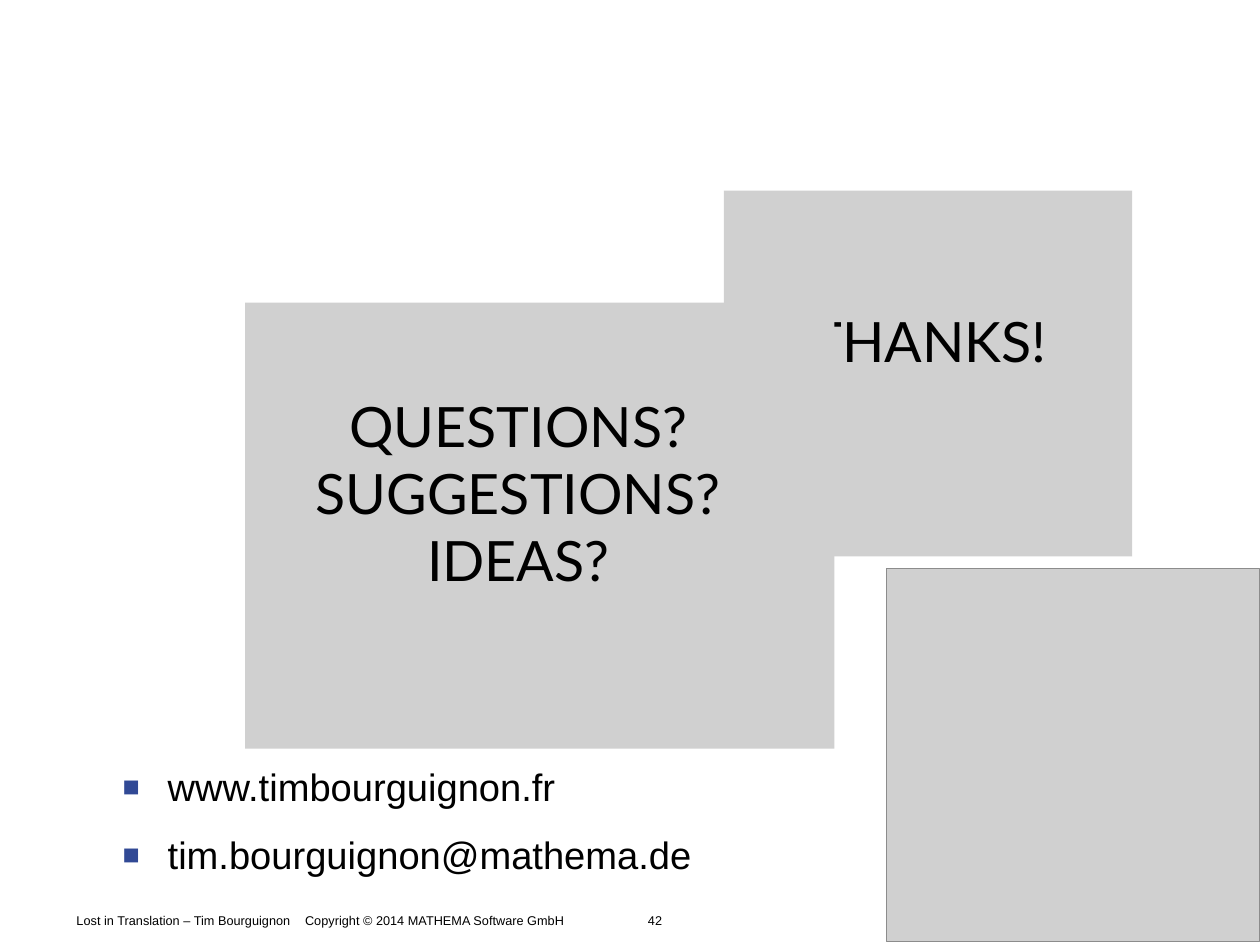
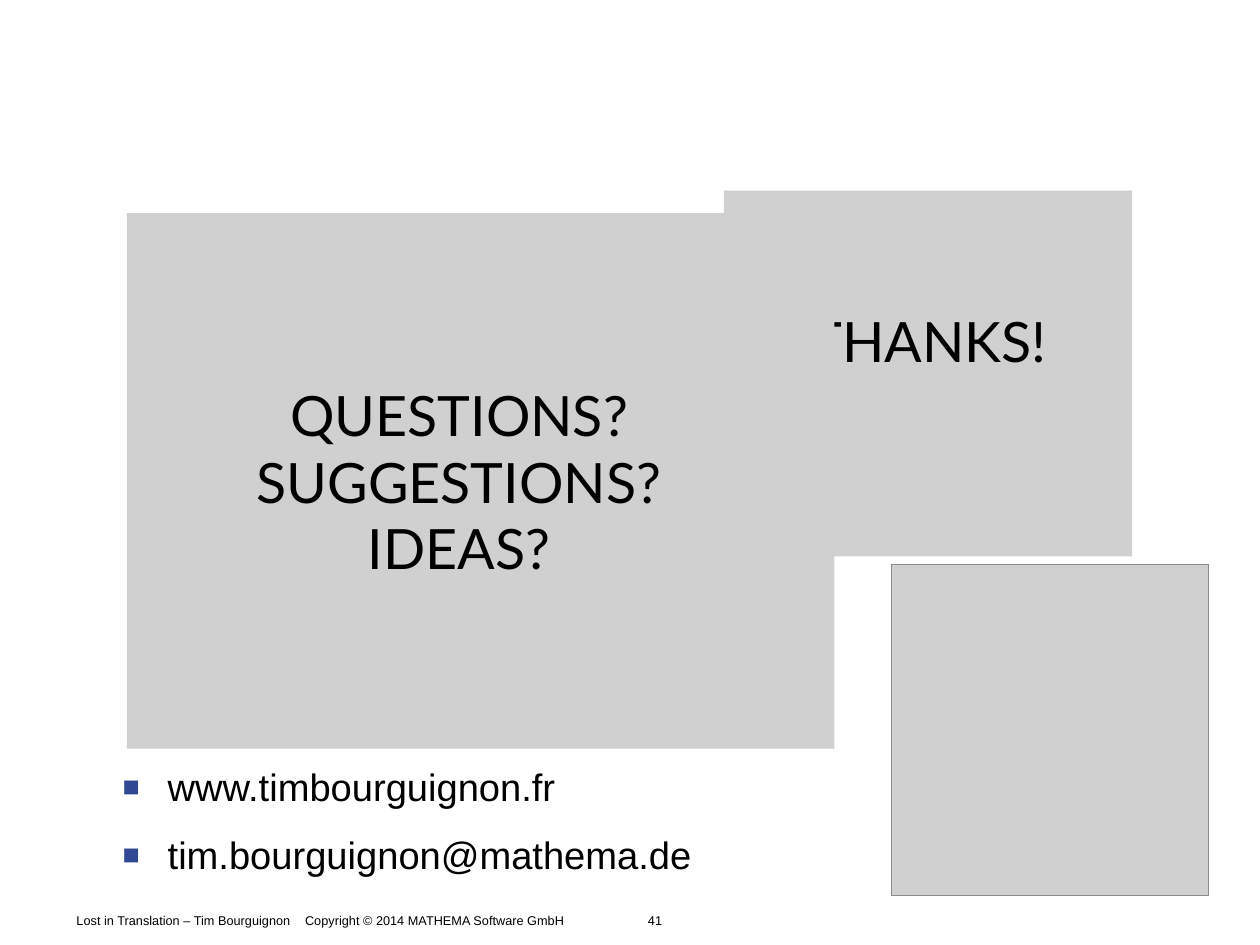
Before and after one commit to Timothep/Talk.LostInTranslation, a slide deck: slide 41 of LostInTranslation.odp (slide 42 before the commit). Drawn at 1260x945 pixels with LibreOffice and Linux fonts; fonts in the diff are those of the drawing; grey boxes stand for pictures; background and template pictures are left out. Boxes give left, top, right and bottom in pixels: in the first picture for what was removed or moved away, otherwise in the second. Text is boxed around its words. In the diff, an @@ line names an element or a change of style, - is before the commit and + after.

```diff
--- a/LostInTranslation.odp
+++ b/LostInTranslation.odp
@@ picture "QUESTIONS?": place and size @@
-picture "QUESTIONS?" at box(245, 303, 835, 749)
+picture "QUESTIONS?" at box(127, 214, 835, 749)
@@ picture: place and size @@
-picture at box(887, 568, 1260, 942)
+picture at box(892, 565, 1209, 896)
@@ text at box(76, 915, 662, 928): text changed @@
-Lost in Translation – Tim Bourguignon Copyright © 2014 MATHEMA Software GmbH 42
+Lost in Translation – Tim Bourguignon Copyright © 2014 MATHEMA Software GmbH 41
```
Also in this commit, not shown: 9 other slides changed, 1 slide removed, 4 other files.
